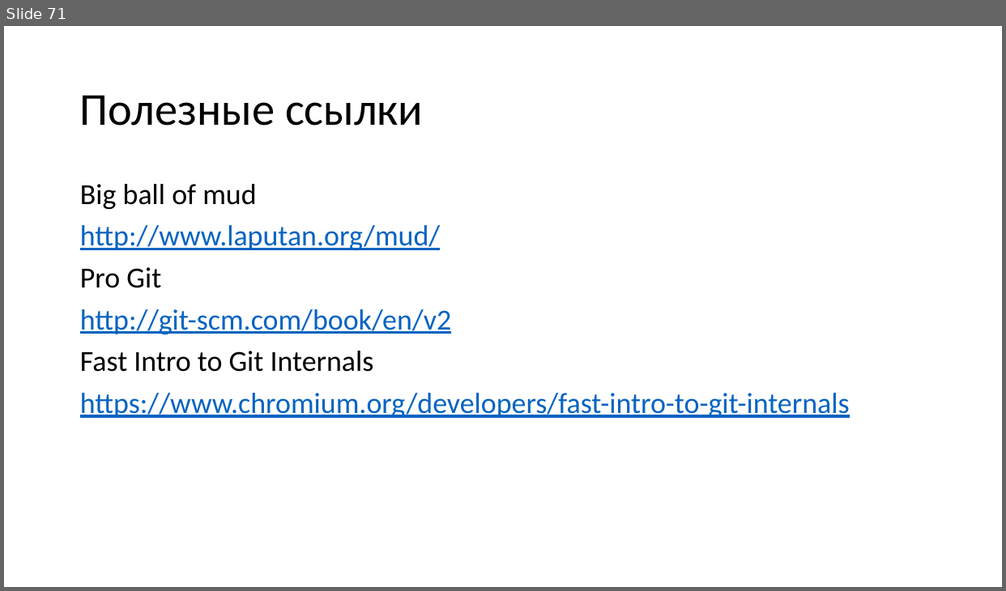
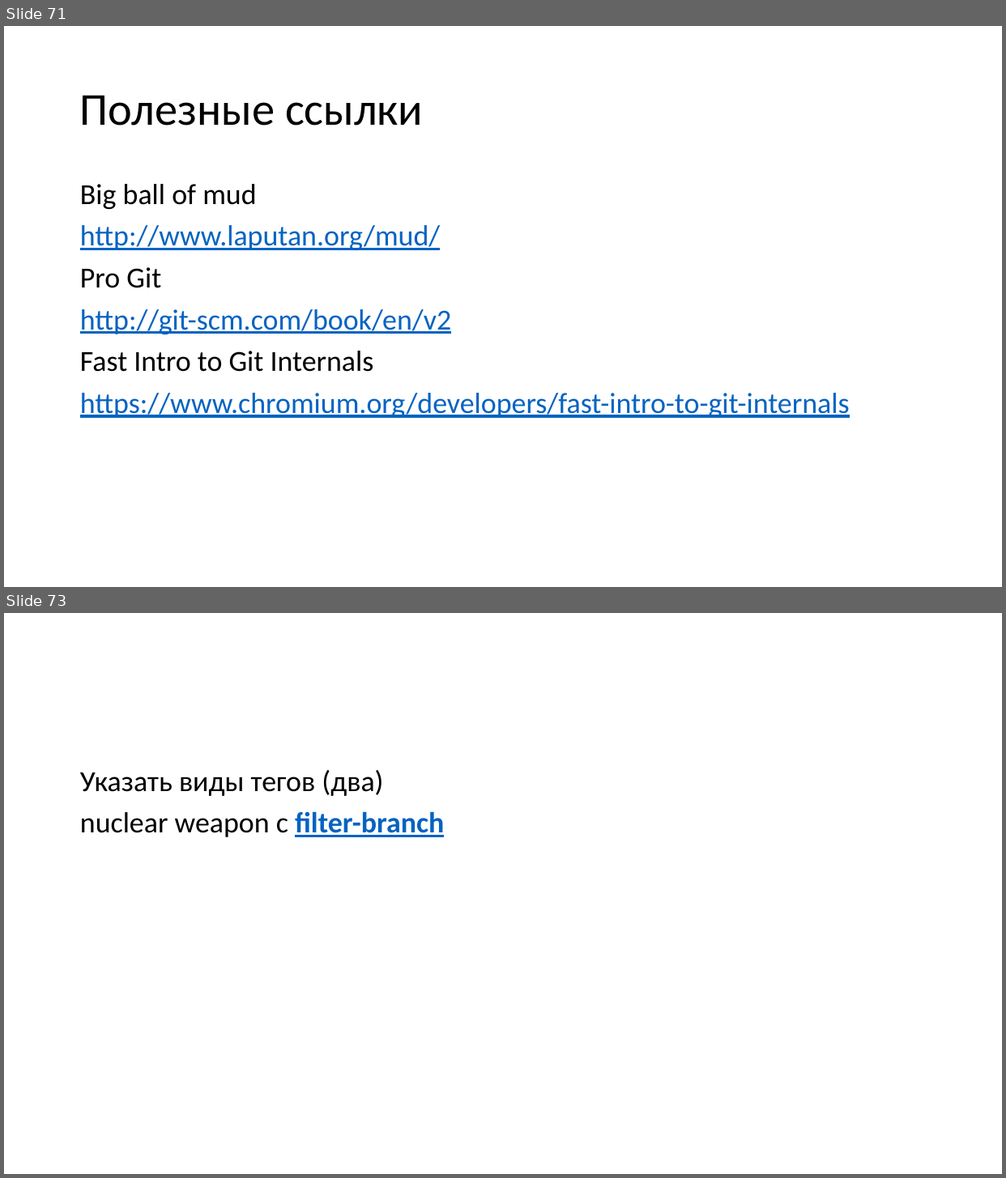
Before and after one commit to dzmitry-varabei/front-end-course, a slide deck: git-commit-code-review/Presentation1.pptx. Shown one above the other, each under a label of ours: slide 71 before the commit, slides 71 and 73 after it; the slides between them are not shown. The pictures are 1006x591 and 1006x1178 pixels, drawn with LibreOffice and Linux fonts; fonts in the diff are those of the drawing. Boxes give left, top, right and bottom in pixels: in the first picture for what was removed or moved away, otherwise in the second. Text is boxed around its words. In the diff, an @@ line names an element or a change of style, - is before the commit and + after.

```diff
--- a/git-commit-code-review/Presentation1.pptx
+++ b/git-commit-code-review/Presentation1.pptx
@@ slide 73 added at bbox=[4, 613, 1002, 1174], background #FFFFFF @@
@@ text added at bbox=[80, 770, 444, 837], 28 pt, text #000000 @@
+Указать виды тегов (два)
+nuclear weapon с filter-branch
```
Also in this commit, not shown: 3 slides changed, 1 other slide added, 1 slide removed, 1 other file.
